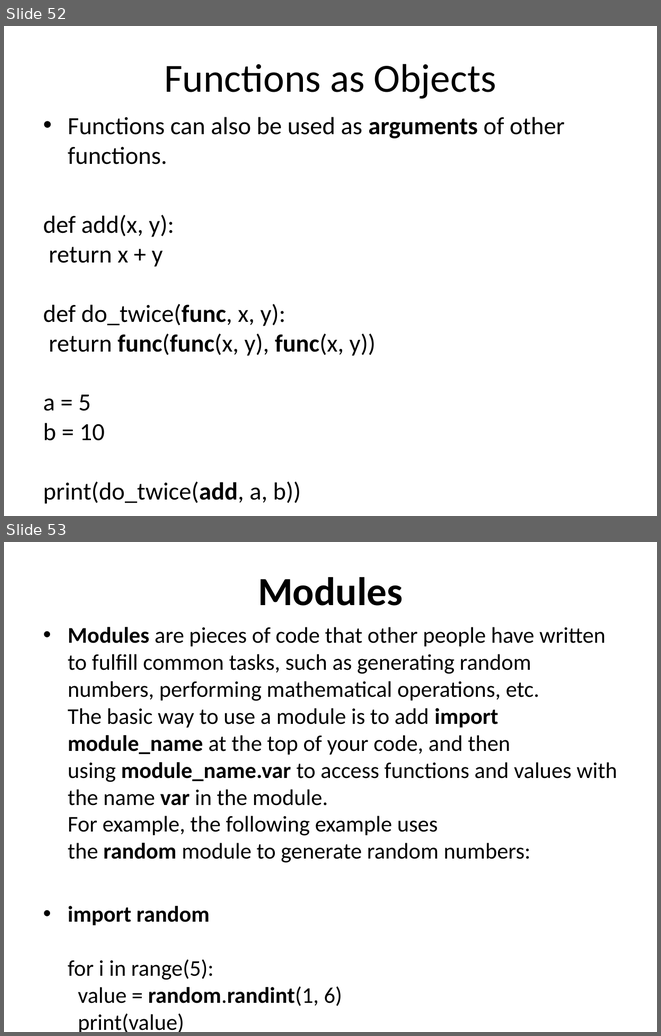
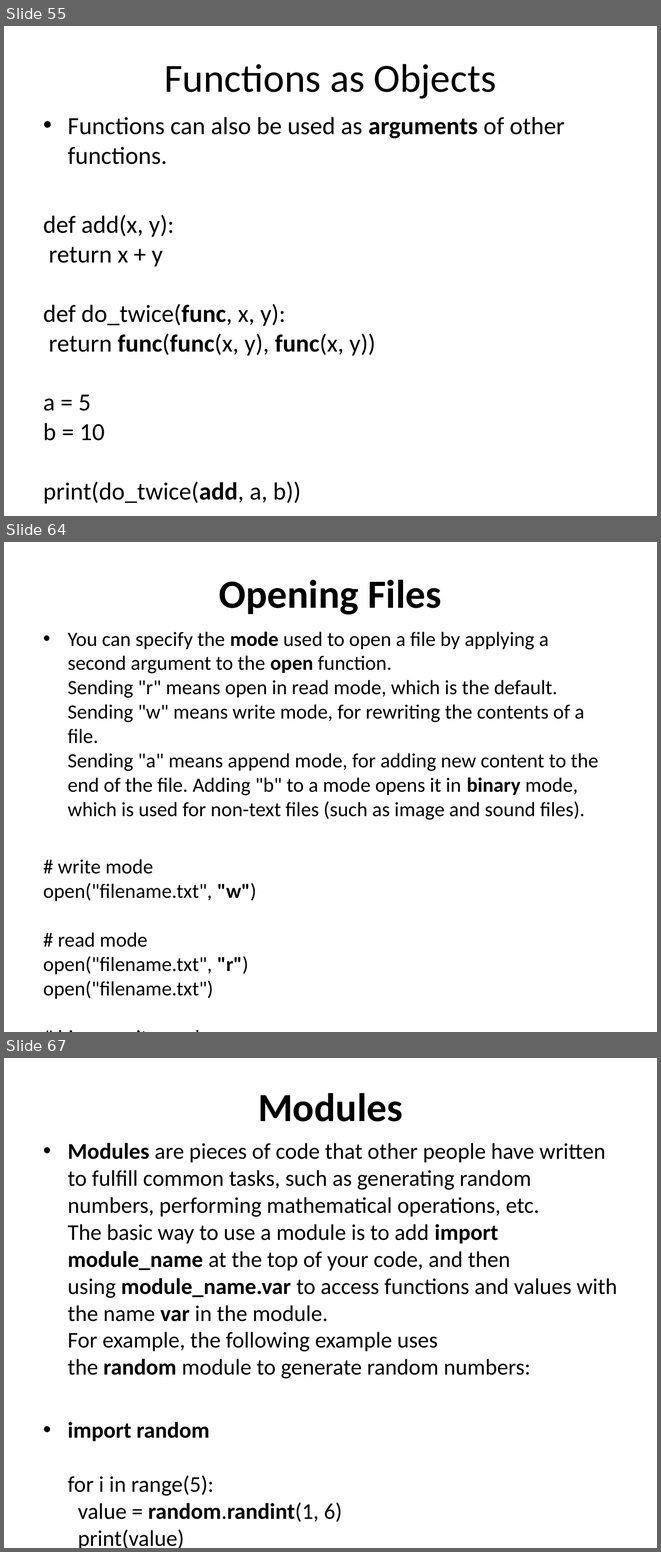
Before and after one commit to sip11/python, a slide deck: What is Python.pptx. Shown one above the other, each under a label of ours: slides 52 and 53 before the commit, slides 55, 64 and 67 after it; the slides between them are not shown. The pictures are 661x1036 and 661x1552 pixels, drawn with LibreOffice and Linux fonts; fonts in the diff are those of the drawing. Boxes give left, top, right and bottom in pixels: in the first picture for what was removed or moved away, otherwise in the second. Text is boxed around its words. In the diff, an @@ line names an element or a change of style, - is before the commit and + after.

```diff
--- a/What is Python.pptx
+++ b/What is Python.pptx
@@ slide 64 added at <box>4,542,657,1032</box>, background #FFFFFF @@
@@ title added at <box>219,580,441,615</box>, 44 pt, text #000000, bold @@
+Opening Files
@@ text added at <box>43,632,598,974</box>, 22.4 pt, text #000000 @@
+• You can specify the mode used to open a file by applying a second argument to the open function.
+  Sending "r" means open in read mode, which is the default.
+  Sending "w" means write mode, for rewriting the contents of a file.
+  Sending "a" means append mode, for adding new content to the end of the file. Adding "b" to a mode opens it in binary mode, which is used for non-text files (such as image and sound files).
+# write mode
+open("filename.txt", "w")
+# read mode
+open("filename.txt", "r")
+open("filename.txt")
+# binary write mode
+open("filename.txt", "wb")
@@ what was slide 52 is now slide 55 @@
@@ what was slide 53 is now slide 67 @@
```
Also in this commit, not shown: 1 slide changed, 13 other slides added.
